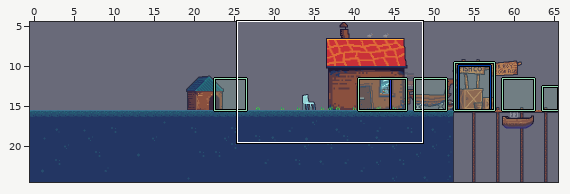
LDtk project, stored at res/levels.ldtk. Above, an overview of the earlier version with the close-up marked.
Close-up. Earlier state:
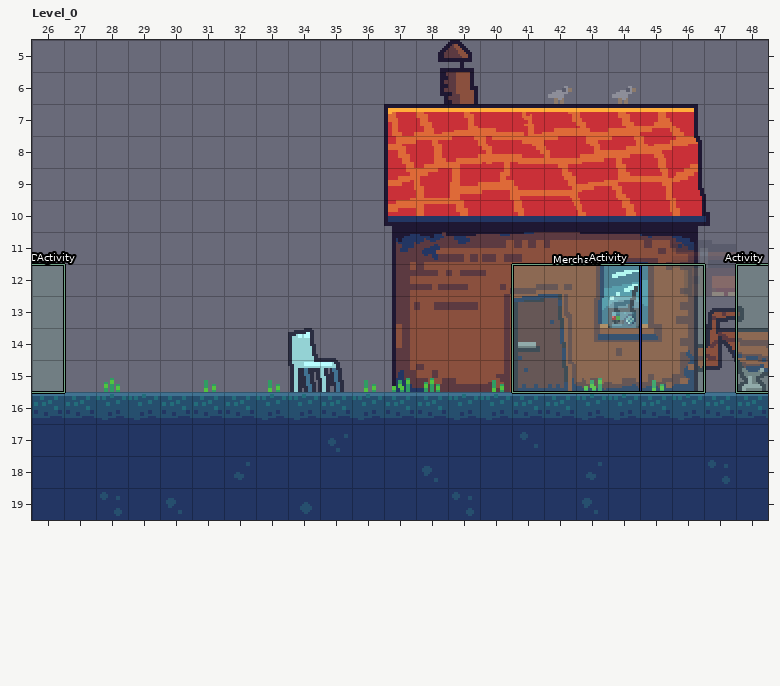
Cells are 16x16 px. Shown: Level_0 x 26..48, y 5..19.
After the commit:
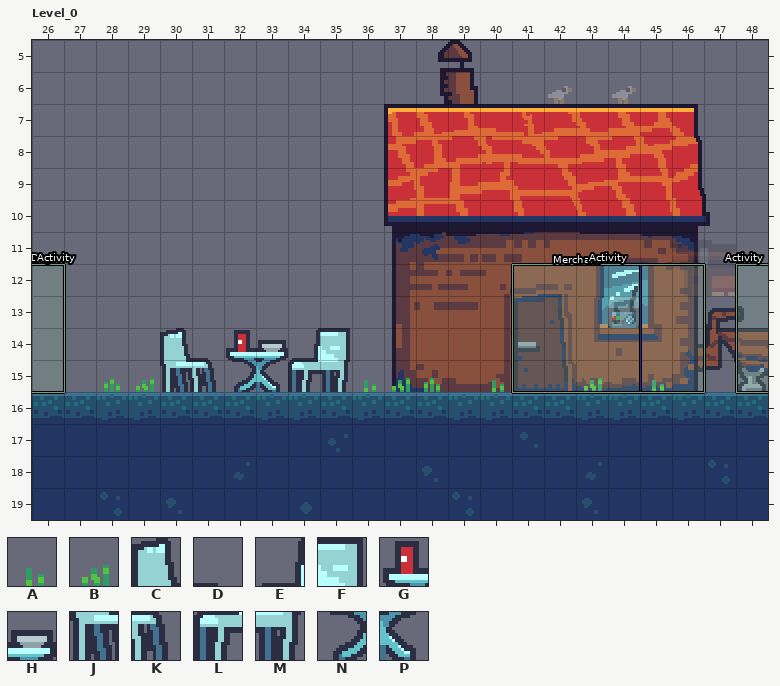
Key: from "Town_Tiles": A 519, B 520, C 1063, D 1064, E 1066, F 1067, G 1069, H 1070, J 1127, K 1128, L 1130, M 1131, N 1133, P 1134.
_ is an empty cell.
The edit:
Layer "Background":
Tile C now appears in row 14 at x 30.
Tile D now appears in row 14 at x 31.
The author changed tile C to tile E in row 14 at x 34.
The author changed tile D to tile F in row 14 at x 35.
Tile G now appears in row 14 at x 32.
Tile H now appears in row 14 at x 33.
Tile J now appears in row 15 at x 30.
The author changed tile A to tile K in row 15 at x 31.
The author changed tile J to tile L in row 15 at x 34.
The author changed tile K to tile M in row 15 at x 35.
Tile N now appears in row 15 at x 32.
The author changed tile A to tile P in row 15 at x 33.
Layer "Foreground":
Tile B now appears in row 15 at x 29.
Where, in picture pixels (left, top, right, bottom), the same in both close-ups:
changed: (136, 328, 350, 392)
